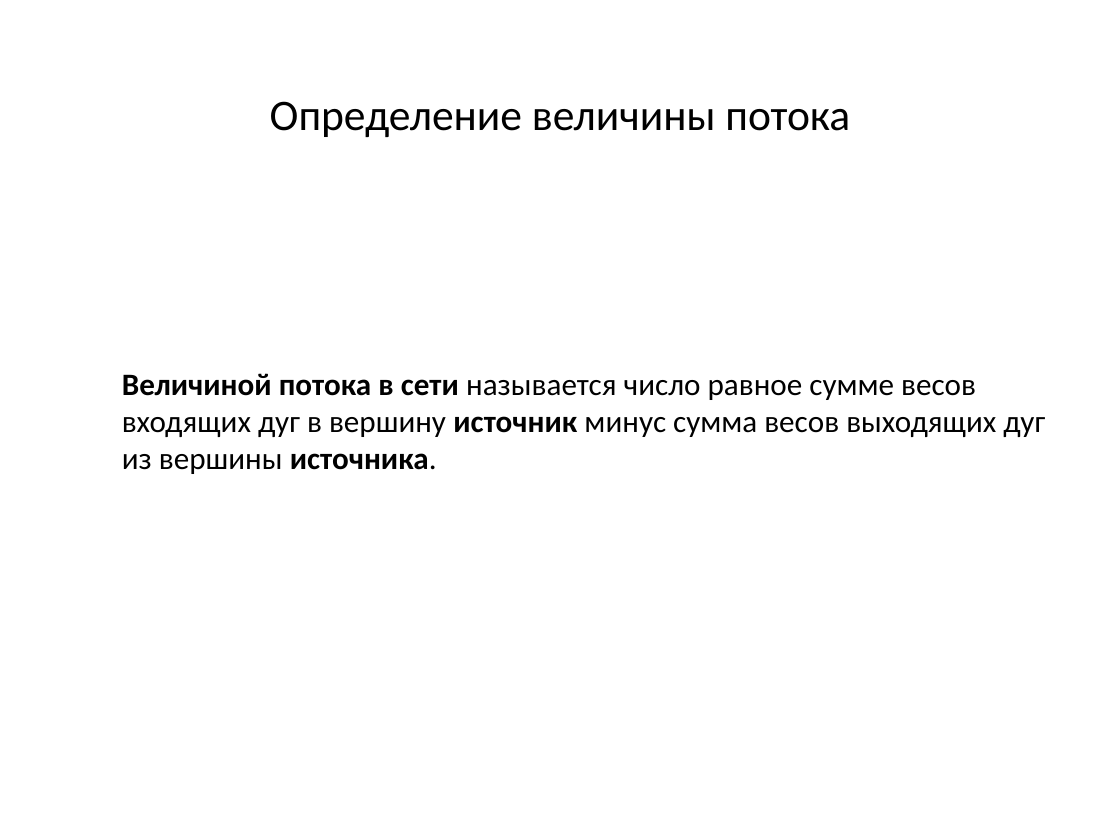
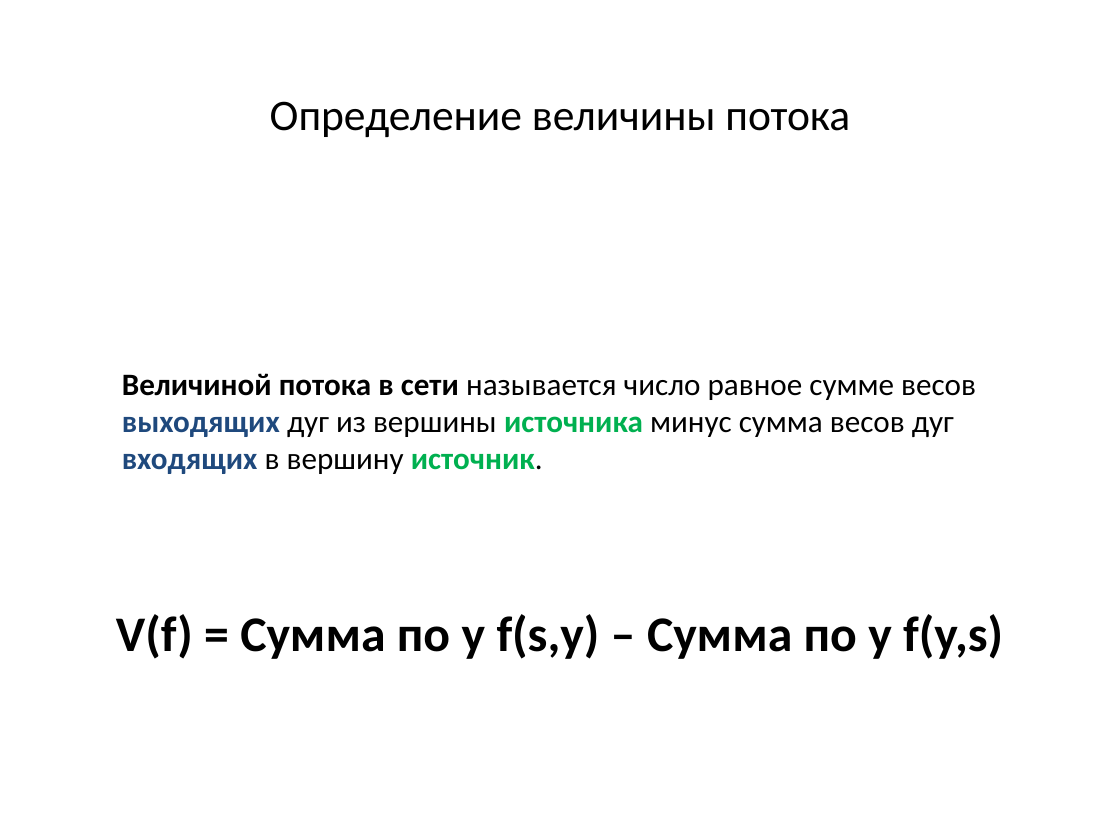
Before and after one commit to SteinbergOB/ANG, a slide deck: slide 43 of Презентации/Лекция 4.pptx (slide 51 before the commit). Drawn at 1120x840 pixels with LibreOffice and Linux fonts; fonts in the diff are those of the drawing. Boxes give left, top, right and bottom in pixels: in the first picture for what was removed or moved away, otherwise in the second. Text is boxed around its words. In the diff, an @@ line names an element or a change of style, - is before the commit and + after.

```diff
--- a/Презентации/Лекция 4.pptx
+++ b/Презентации/Лекция 4.pptx
@@ text at box(122, 373, 976, 474): text changed @@
-Величиной потока в сети называется число равное сумме весов входящих дуг в вершину источник минус сумма весов выходящих дуг из вершины источника.
+Величиной потока в сети называется число равное сумме весов выходящих дуг из вершины источника минус сумма весов дуг входящих в вершину источник.
@@ text added at box(116, 614, 1003, 659), 32 pt, text #000000, bold @@
+V(f) = Сумма по y f(s,y) – Сумма по y f(y,s)
```
Also in this commit, not shown: 4 other slides changed, 45 slides added, 8 slides removed, 2 other files.
